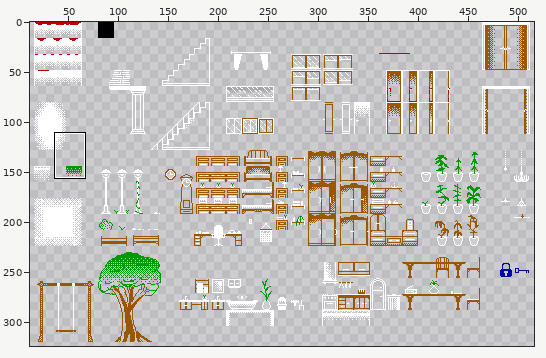
Pixel-art file -- Assets/Visuals/Tiles/Aseprite Files/House_Tile_Set.aseprite. The picture above shows the old version from afar; the outline marks the close-up.
Close-up. Before:
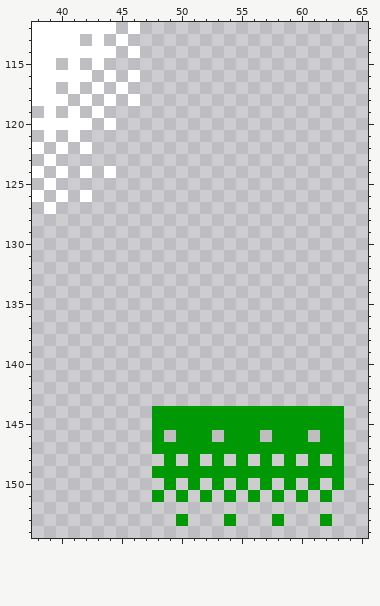
528x336 pixels, 1 frame. Shown: x 38..65, y 112..154. The wide view leaves out empty margins.
After:
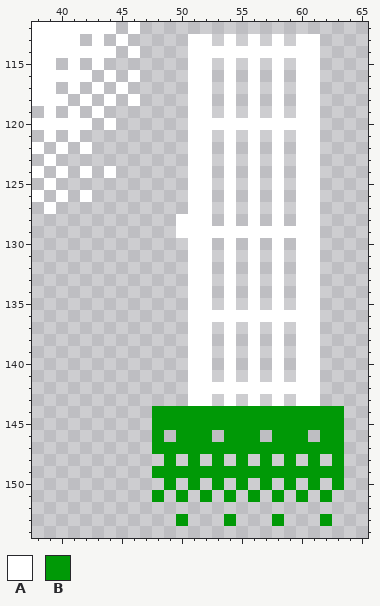
Palette (. is transparent): A #ffffff  B #009906
Changes in this commit:
Layer "Layer 3":
The author put colour A in row 113 at x 51 to 52, 54, 56, 58 and 60 to 61; in row 114 at x 51 to 61; in rows 115 to 119 at x 51 to 52, 54, 56, 58 and 60 to 61; in row 120 at x 51 to 61; in rows 121 to 127 at x 51 to 52, 54, 56, 58 and 60 to 61; in row 128 at x 50 to 52, 54, 56, 58 and 60 to 61.
The author put colour A in row 129 at x 50 to 61; in rows 130 to 135 at x 51 to 52, 54, 56, 58 and 60 to 61; in row 136 at x 51 to 61; in rows 137 to 141 at x 51 to 52, 54, 56, 58 and 60 to 61; in row 142 at x 51 to 61; in row 143 at x 51 to 52, 54, 56, 58 and 60 to 61.
Boxes around the changes in both close-ups, in picture pixels (x1, y1, x2, y2):
added: (176, 34, 320, 406)
